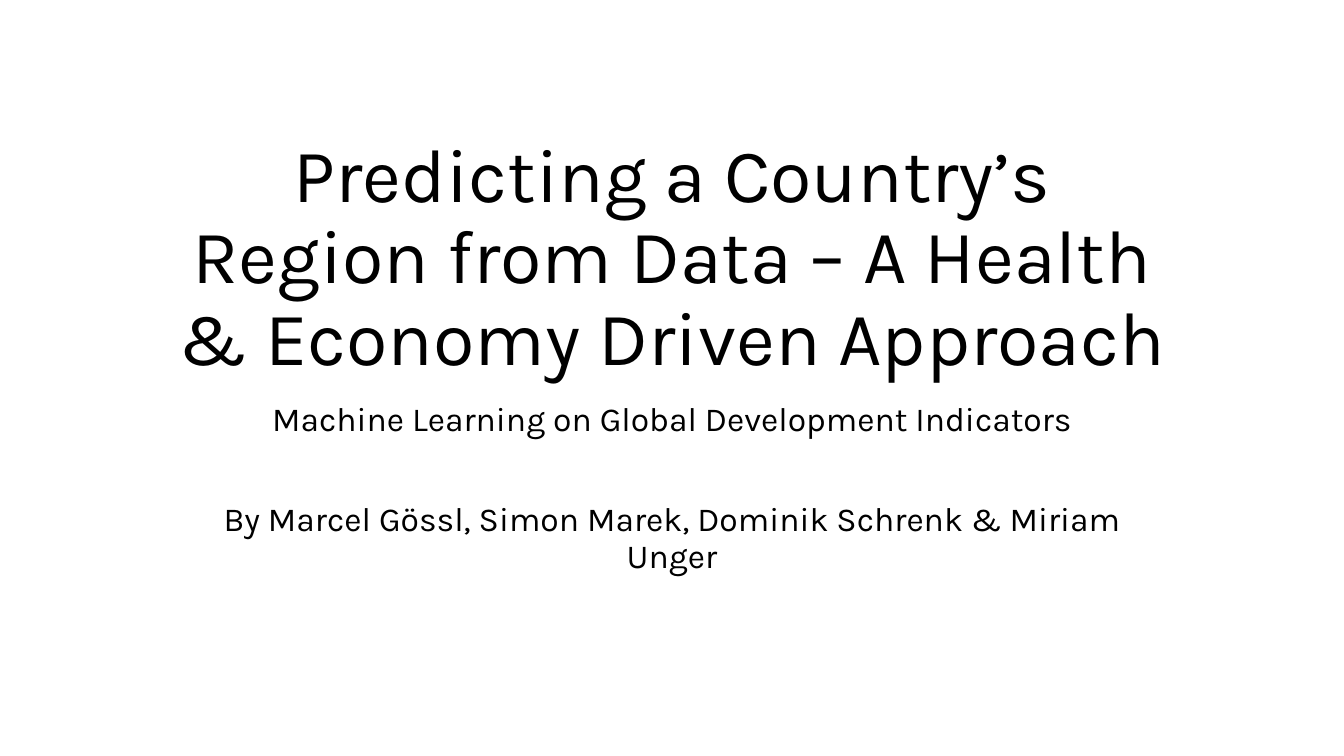
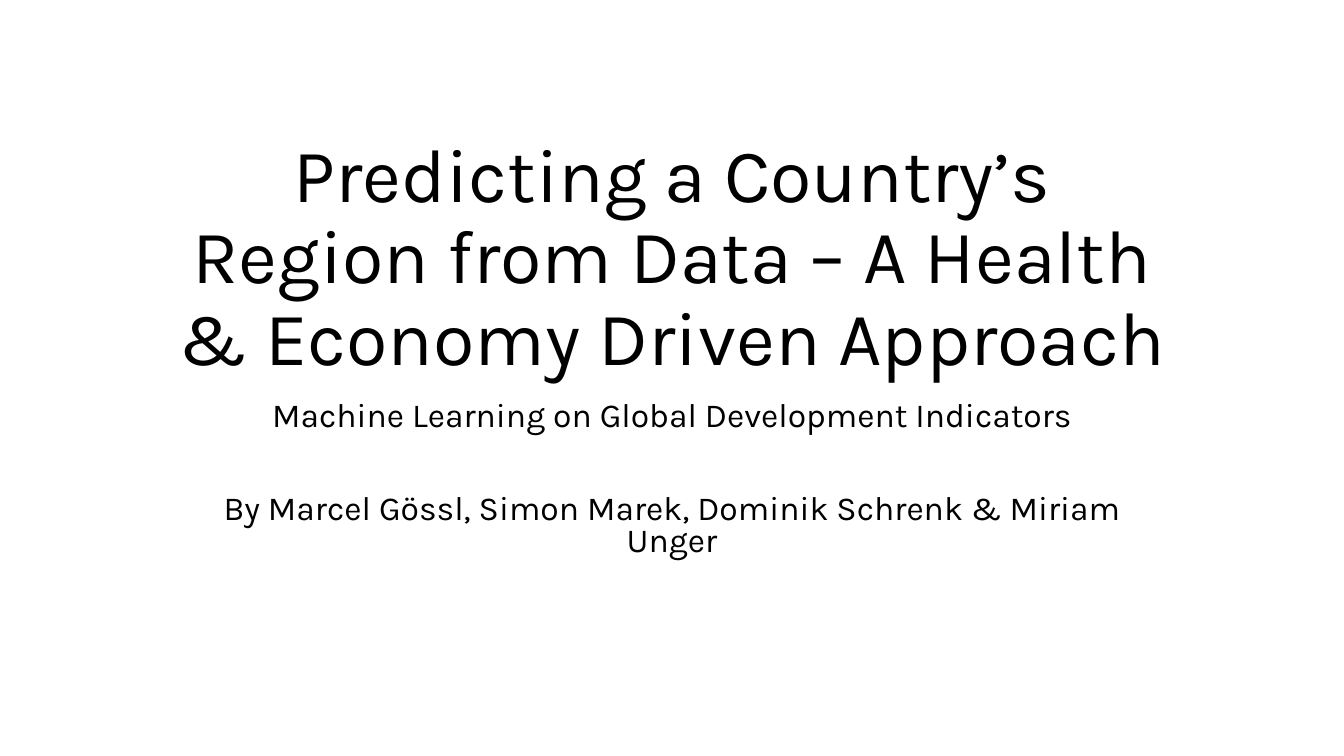
Before and after one commit to mimiep/DSML-LifeExp, a slide deck: slide 1 of FinalPresentation_LE.pptx. Drawn at 1344x756 pixels with LibreOffice and Linux fonts; fonts in the diff are those of the drawing. Boxes give left, top, right and bottom in pixels: in the first picture for what was removed or moved away, otherwise in the second. Text is boxed around its words. In the diff, an @@ line names an element or a change of style, - is before the commit and + after.

Commit message:
presentation added

```diff
--- a/FinalPresentation_LE.pptx
+++ b/FinalPresentation_LE.pptx
@@ subtitle "Machine Learning on Global Development ..." at [224,404,1121,561]: line spacing 0.9 to 0.8 @@
```
Also in this commit, not shown: 1 other slide changed, 10 slides added, 3 slides removed.
